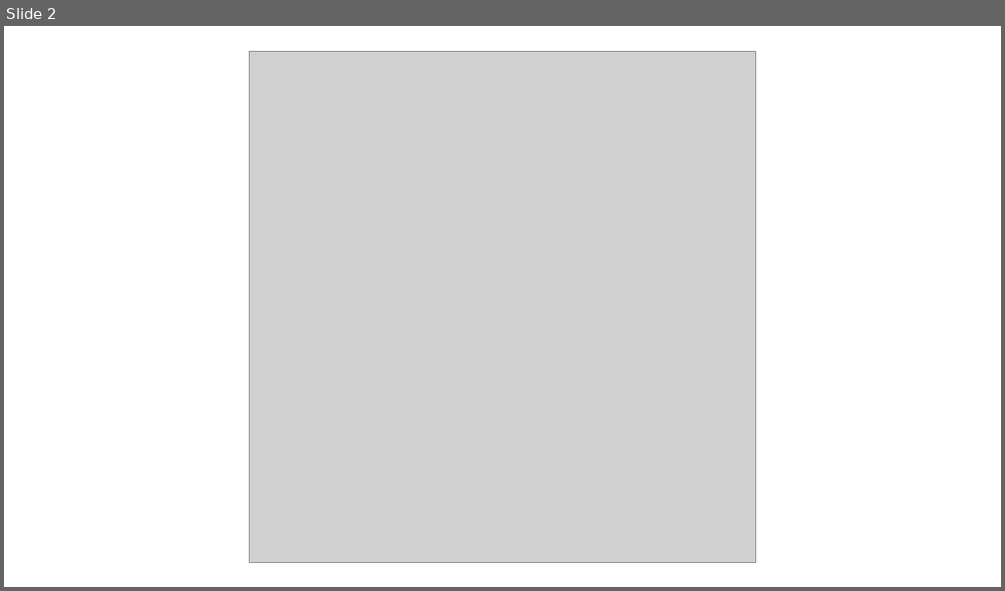
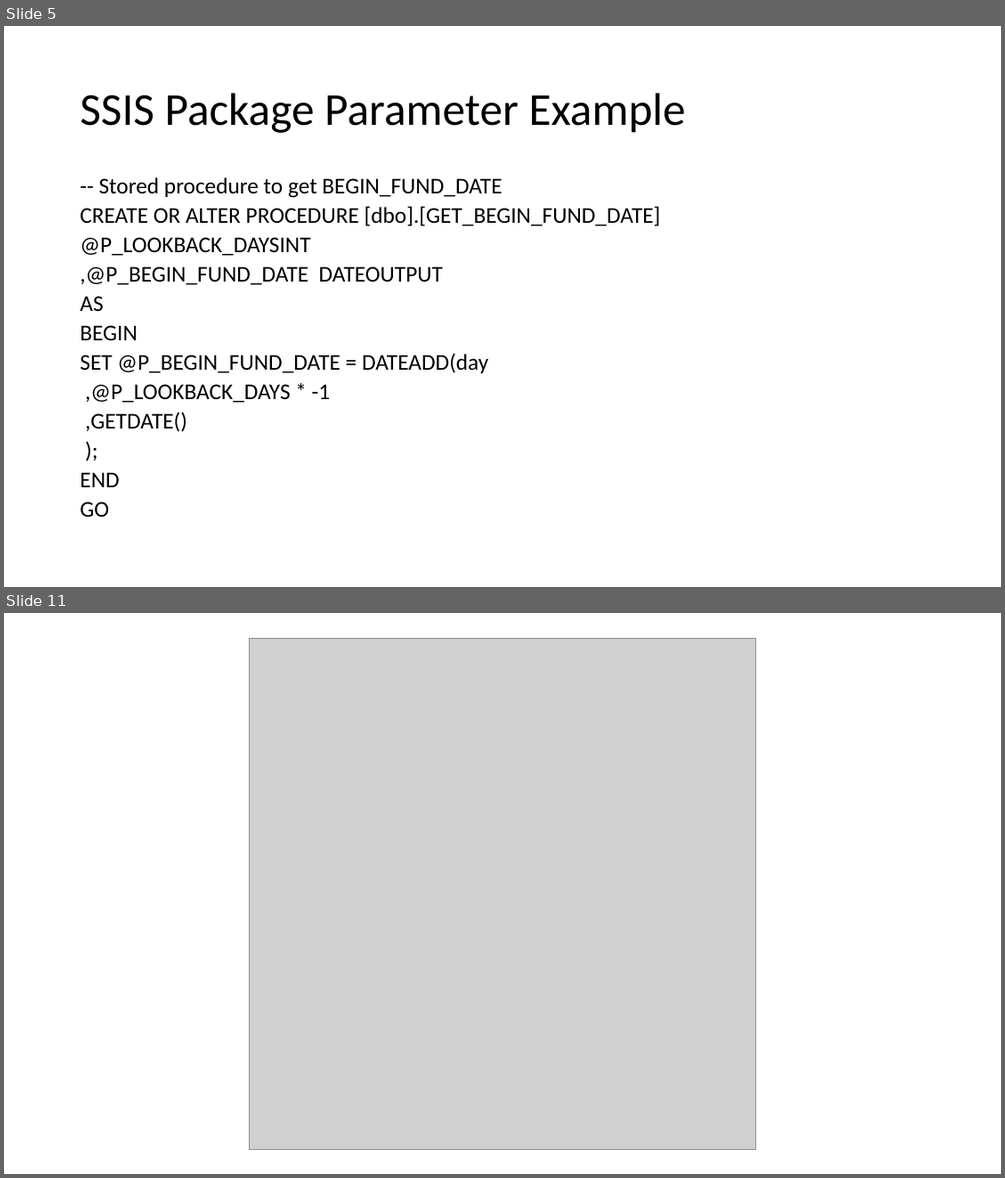
Before and after one commit to agent86ray/ETL-Patterns, a slide deck: SSIS_DEPLOYMENT_AND_SQL_AGENT/SSIS_DEPLOYMENT_AND_SQL_AGENT_SCREEN_SHOTS.pptx. Shown one above the other, each under a label of ours: slide 2 before the commit, slides 5 and 11 after it; the slides between them are not shown. The pictures are 1005x591 and 1005x1178 pixels, drawn with LibreOffice and Linux fonts; fonts in the diff are those of the drawing; grey boxes stand for pictures. Boxes give left, top, right and bottom in pixels: in the first picture for what was removed or moved away, otherwise in the second. Text is boxed around its words. In the diff, an @@ line names an element or a change of style, - is before the commit and + after.

Commit message:
Add package to demonstrate SSIS Package parameters.

```diff
--- a/SSIS_DEPLOYMENT_AND_SQL_AGENT/SSIS_DEPLOYMENT_AND_SQL_AGENT_SCREEN_SHOTS.pptx
+++ b/SSIS_DEPLOYMENT_AND_SQL_AGENT/SSIS_DEPLOYMENT_AND_SQL_AGENT_SCREEN_SHOTS.pptx
@@ slide 5 added at bbox=[4, 26, 1001, 587], background #FFFFFF @@
@@ title added at bbox=[80, 93, 686, 133], 44 pt, text #000000 @@
+SSIS Package Parameter Example
@@ text added at bbox=[80, 177, 661, 516], 21.7 pt, text #000000 @@
+-- Stored procedure to get BEGIN_FUND_DATE
+CREATE OR ALTER PROCEDURE [dbo].[GET_BEGIN_FUND_DATE]
+@P_LOOKBACK_DAYSINT
+,@P_BEGIN_FUND_DATE DATEOUTPUT
+AS
+BEGIN
+SET @P_BEGIN_FUND_DATE = DATEADD(day
+,@P_LOOKBACK_DAYS * -1
+,GETDATE()
+);
+END
+GO
@@ what was slide 2 is now slide 11 @@
```
Also in this commit, not shown: 1 slide changed, 8 other slides added, 6 other files.
